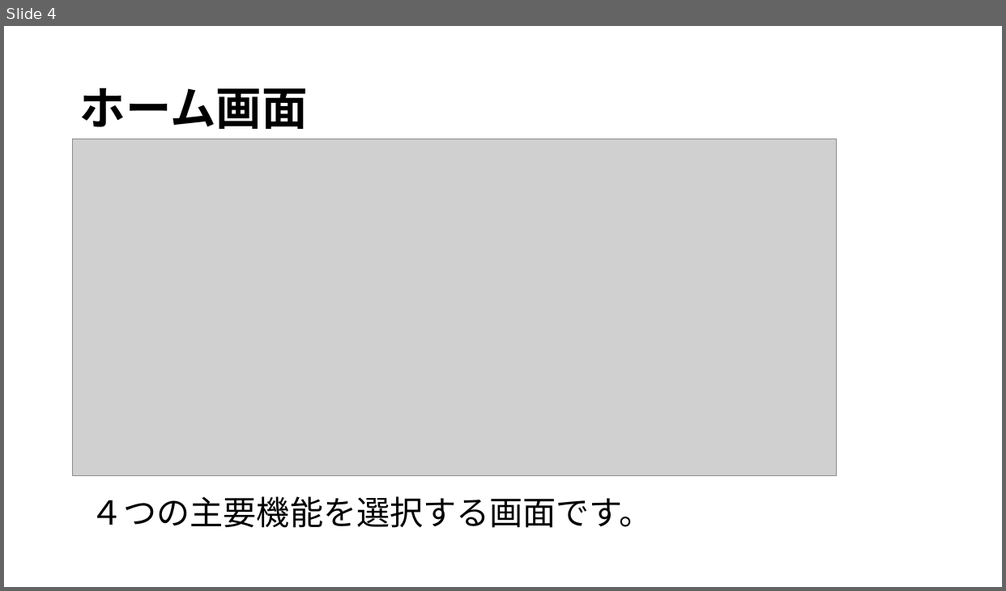
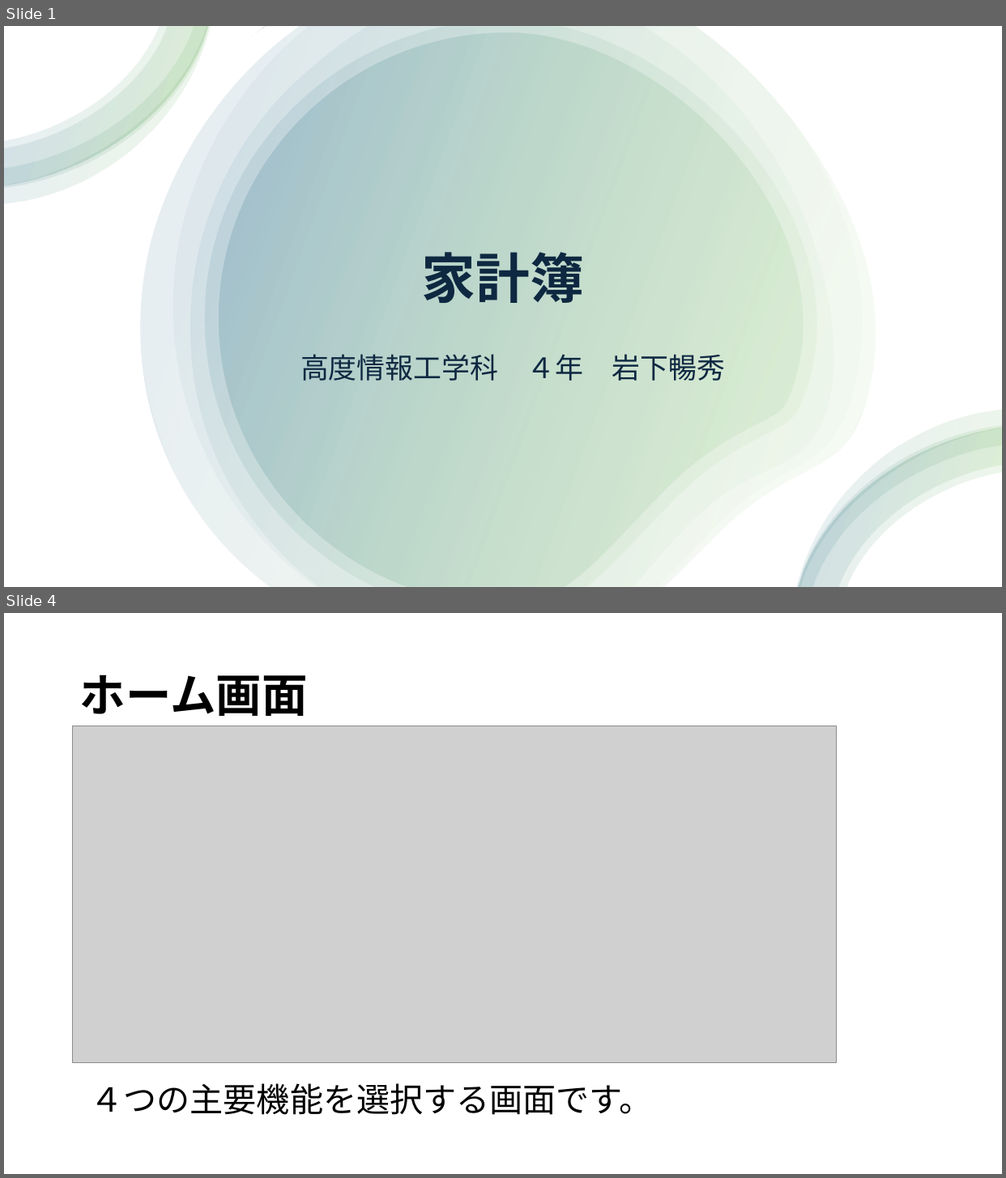
Before and after one commit to iwasitamasayosi/flutter_application_1, a slide deck: 家計簿_岩下暢秀.pptx. Shown one above the other, each under a label of ours: slide 4 before the commit, slides 1 and 4 after it; the slides between them are not shown. The pictures are 1006x591 and 1006x1178 pixels, drawn with LibreOffice and Linux fonts; fonts in the diff are those of the drawing; grey boxes stand for pictures. Boxes give left, top, right and bottom in pixels: in the first picture for what was removed or moved away, otherwise in the second. Text is boxed around its words. In the diff, an @@ line names an element or a change of style, - is before the commit and + after.

```diff
--- a/家計簿_岩下暢秀.pptx
+++ b/家計簿_岩下暢秀.pptx
@@ slide 1 added at (x1=4, y1=26, x2=1002, y2=587), background #FFFFFF @@
@@ rectangle added at (x1=4, y1=26, x2=1002, y2=587), fill #FFFFFF @@
@@ group added at (x1=4, y1=26, x2=210, y2=203): 4 freeform shapes @@
@@ group added at (x1=111, y1=26, x2=910, y2=587): 7 freeform shapes @@
@@ freeform shape added at (x1=127, y1=26, x2=894, y2=587), fill gradient #4EA72E to #156082 @@
@@ title added at (x1=422, y1=252, x2=584, y2=303), 52 pt, text #0E2841, bold @@
+家計簿
@@ subtitle added at (x1=300, y1=354, x2=726, y2=381), 27.2 pt, text #0E2841 @@
+高度情報工学科 ４年 岩下暢秀
@@ group added at (x1=797, y1=409, x2=1002, y2=587): 4 freeform shapes @@
```
Also in this commit, not shown: 3 slides changed, 3 other slides added, 1 slide removed.
